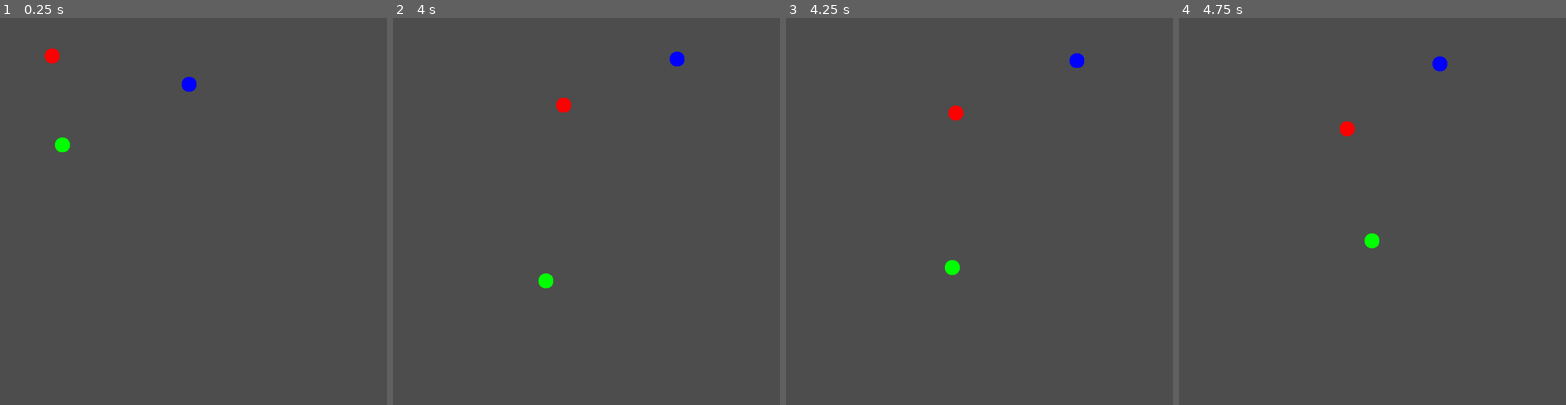
Above: before the commit, frames 1-4 (left to right).
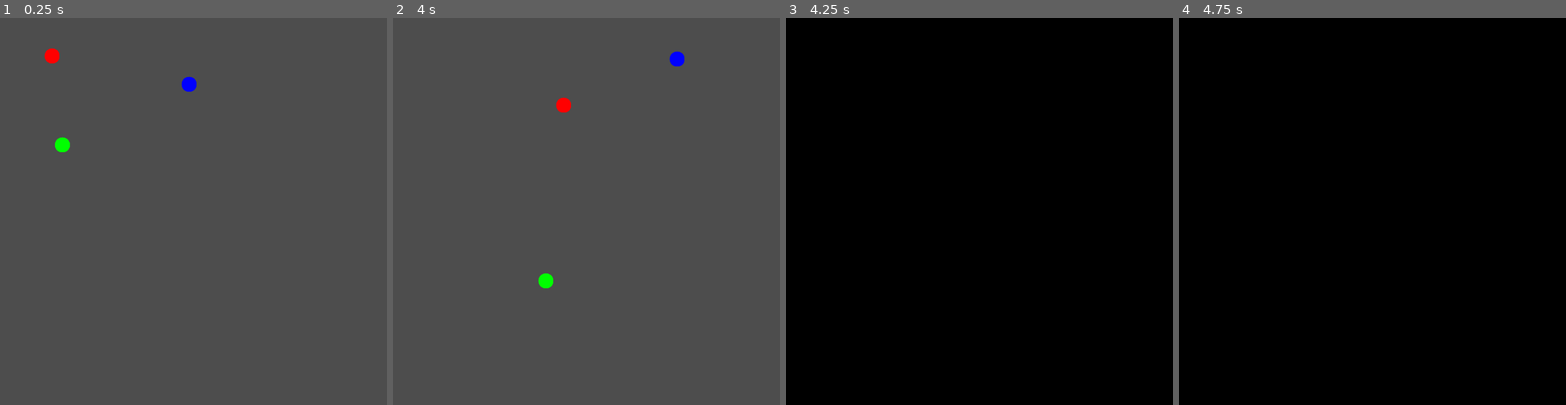
Above: after the commit, the same moments.

Repository: AdrienUfferte/balls_videos_generator
Game: Godot game, scene res://Main.tscn
The game is run twice, just before and just after one commit, with the same random seed, the same clock (stepped at 60 frames per second) and the same inputs.
Inputs:
- Up to frame 1 (0.25 s): no input
- Up to frame 2 (4 s): no input
- Up to frame 3 (4.25 s): no input
- Up to frame 4 (4.75 s): no input

Frames 1-2 are identical in both runs. In frame 3, 100% of the frame differs, in the area x 0-100%, y 0-100%; in frame 4, 100%.

Commit message:
Cleaning

Diff:
--- a/Main.gd
+++ b/Main.gd
@@ -5,11 +5,9 @@
 var duration: float
 var arena_size: int
 var black_start: float
-var black_duration: float
 var elapsed: float = 0.0
 
 @onready var black_screen: Sprite2D = %BlackScreen
-@onready var question_mark: Label = %QuestionMark
 
 
 func _ready() -> void:
@@ -26,8 +24,6 @@
 	else:
 		black_start = float(raw_black_start)
 
-	black_duration = float(cfg.get_value("black_screen_duration", "1.0"))
-
 	_spawn_balls()
 
 	var recorder := FrameRecorder.new()
@@ -37,10 +33,6 @@
 	# Écran noir
 	black_screen.texture = generate_black_texture()
 	scale_sprite_to_viewport(black_screen)
-
-	# Point d'interrogation
-	center_question_mark()
-	question_mark.hide()
 
 
 func generate_black_texture() -> Texture2D:
@@ -56,12 +48,6 @@
 	var scale_x: float = viewport_size.x / tex_size.x
 	var scale_y: float = viewport_size.y / tex_size.y
 	sprite.scale = Vector2(scale_x, scale_y)
-
-
-func center_question_mark() -> void:
-	var viewport_size: Vector2 = get_viewport_rect().size
-	var label_size: Vector2 = question_mark.get_minimum_size()
-	question_mark.position = viewport_size * 0.5 - label_size * 0.5
 
 
 func _spawn_balls() -> void:
@@ -112,10 +98,6 @@
 	if elapsed >= black_start:
 		black_screen.show()
 
-	if elapsed >= black_start + black_duration:
-		question_mark.show()
-
-
 func _to_string_array(psa: PackedStringArray) -> Array[String]:
 	var arr: Array[String] = []
 	for s in psa:
--- a/Main.tscn
+++ b/Main.tscn
@@ -14,13 +14,3 @@
 unique_name_in_owner = true
 visible = false
 position = Vector2(512, 512)
-
-[node name="QuestionMark" type="Label" parent="CanvasLayer/BlackScreen"]
-unique_name_in_owner = true
-visible = false
-offset_left = -109.0
-offset_top = -358.0
-offset_right = 113.0
-offset_bottom = 311.0
-theme_override_font_sizes/font_size = 491
-text = "?"
Not shown, changed: export/config.txt
